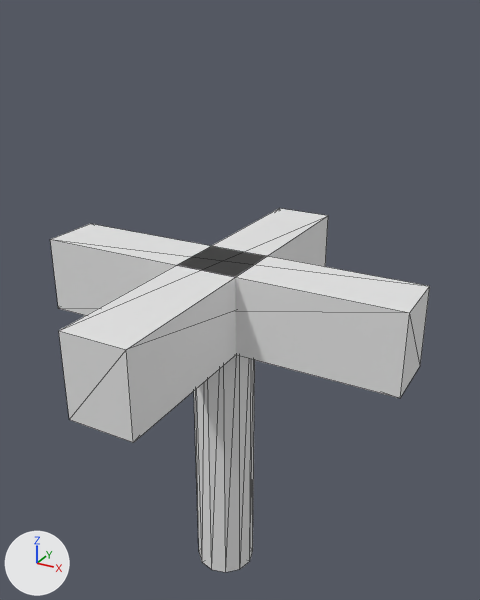
Renders of the COLLADA model hub_world/data/meshes/hub_world/plant_herb.dae from each side of a commit.
Before and after are seen from a camera (50 mm lens) standing at (0.192, -0.327, 0.37) and looking at (0.005, 0.013, 0.2). Every picture has the same lights, and +X, +Y and +Z are marked at lower left. The picture after the commit comes second. Mesh edges are drawn as thin lines. Where no turn or scale is listed for an object, it has been applied to the vertices. Vertices at exactly the same position are counted once.

In view in the first picture: 'leafA', 'leafB', 'stem'.
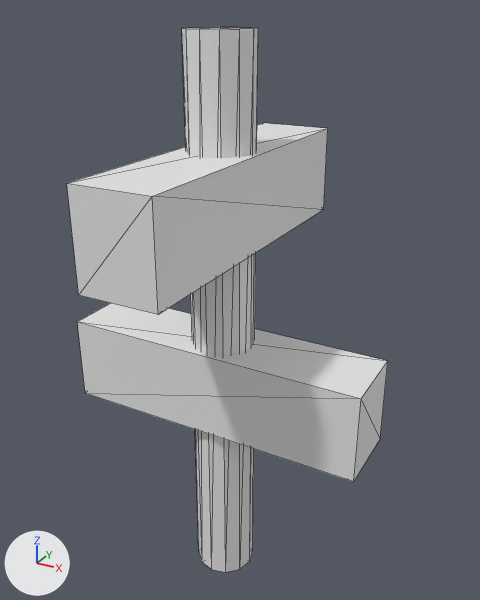
The newer file is also rescaled (x2.5) as a whole; pictures and numbers use the older file's frame.

What differs and where, as boxes (x1, y1, x2, y2) in the pictures (480 x 600 px):
'leaf_lo', added: after (77, 303, 388, 482)
'leaf_hi', added: after (67, 123, 328, 315)
'leafA', deleted: before (50, 224, 430, 398)
'leafB', deleted: before (59, 208, 328, 443)
'stem', rescaled: before (194, 355, 255, 572); after (182, 27, 258, 572)

The edits, one by one:
me_stem is used by ob_stem; location (0.0, 0.0, 0.0).
me_stem had 26 vertices, 48 faces and spanned x -0.02..0.02, y -0.02..0.02, z 0.0..0.22.
me_stem now has 26 vertices, 48 faces and spans x -0.02..0.02, y -0.02..0.02, z 0.0..0.36.
me_stem part 1: the whole mesh is scaled about the mesh origin by (1, 1, 1.64).
Mesh me_leaf_hi is new.
It is a box spanning x -0.024..0.024, y -0.1..0.1, z 0.24..0.296.
It uses material mat_leafb (its picture is missing).
Mesh me_leaf_lo is new.
It is a box spanning x -0.1..0.1, y -0.024..0.024, z 0.12..0.176.
It uses material mat_leafa (its picture is missing).
Object 'leafA' (ob_leafa) is deleted.
Object 'leafB' (ob_leafb) is deleted.
Object 'leaf_hi' (ob_leaf_hi) is new; it shows me_leaf_hi.
Its location is (0.0, 0.0, 0.0).
Object 'leaf_lo' (ob_leaf_lo) is new; it shows me_leaf_lo.
Its location is (0.0, 0.0, 0.0).
